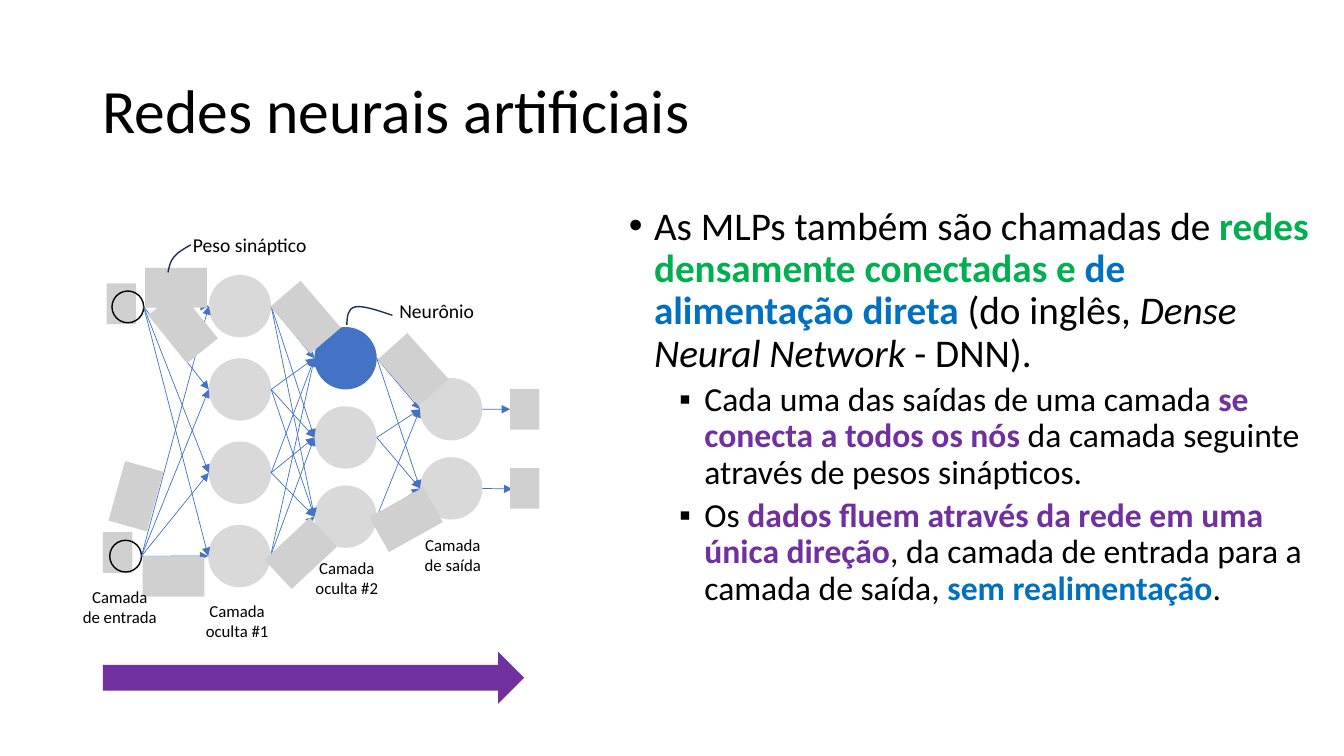
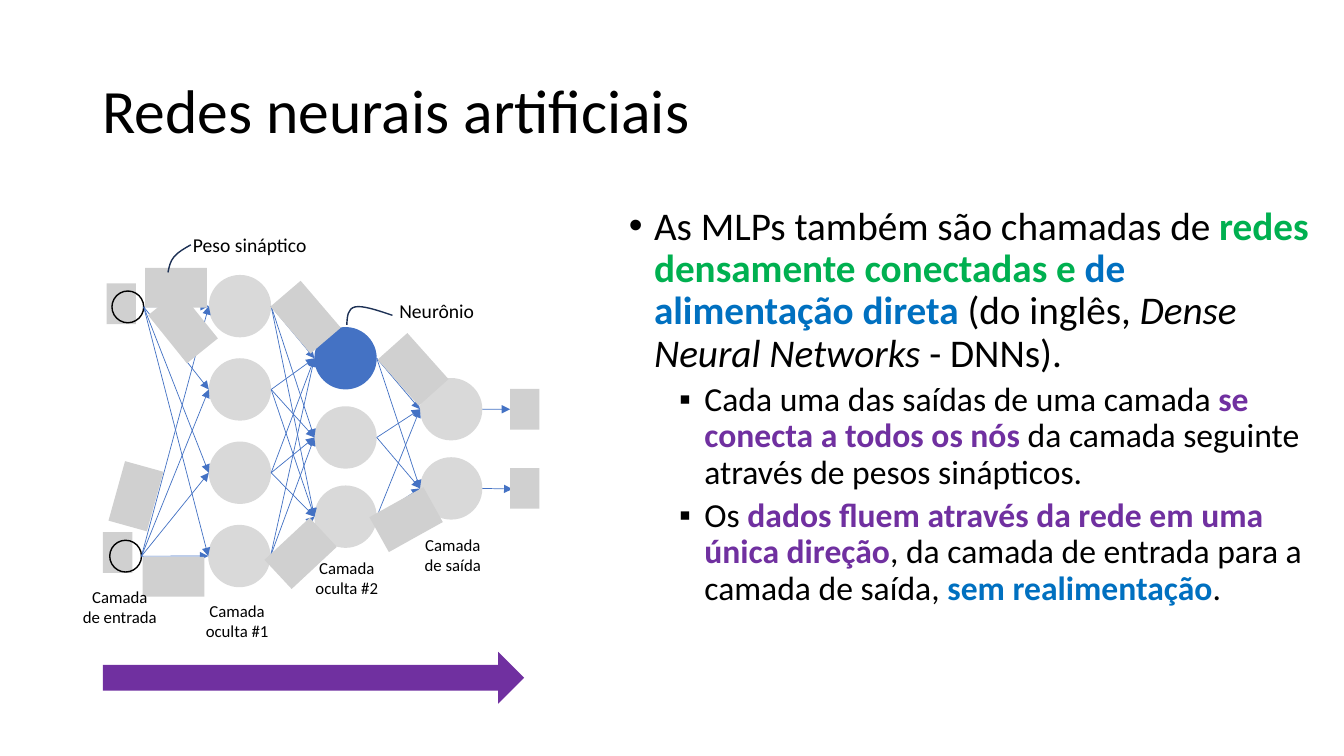
Before and after one commit to zz4fap/c24_inteligencia_artificial, a slide deck: slide 25 of slides/C24_MLP.pptx. Drawn at 1344x756 pixels with LibreOffice and Linux fonts; fonts in the diff are those of the drawing; grey boxes stand for pictures. Boxes give left, top, right and bottom in pixels: in the first picture for what was removed or moved away, otherwise in the second. Text is boxed around its words. In the diff, an @@ line names an element or a change of style, - is before the commit and + after.

```diff
--- a/slides/C24_MLP.pptx
+++ b/slides/C24_MLP.pptx
@@ text at (654, 212, 1308, 373): text changed @@
-• As MLPs também são chamadas de redes densamente conectadas e de alimentação direta (do inglês, Dense Neural Network - DNN).
+• As MLPs também são chamadas de redes densamente conectadas e de alimentação direta (do inglês, Dense Neural Networks - DNNs).
```
Also in this commit, not shown: 15 other slides changed, 1 other file.
